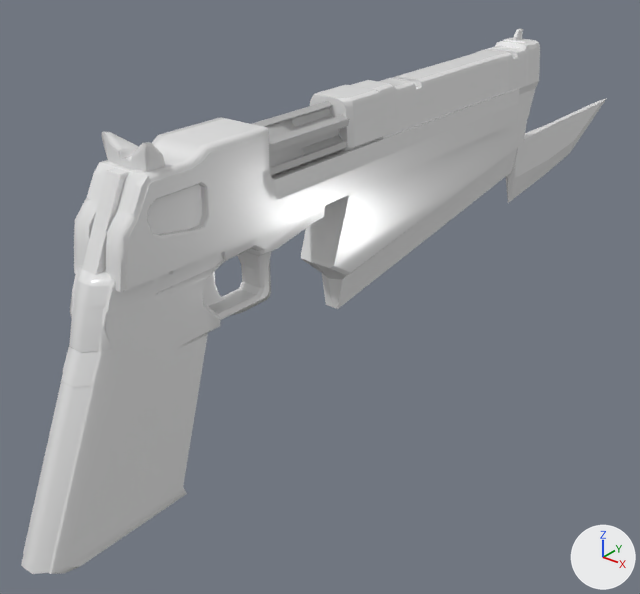
Two versions of the FBX model Assets/Models/Weapon.fbx, one commit apart.
Camera for both pictures: a camera (50 mm lens) standing at (0.0472, -0.0551, 0.0429) and looking at (-0.0051, 0.0102, 0.0024). Lighting does not change. The marker at lower right points along +X, +Y and +Z. Where no turn or scale is listed for an object, it has been applied to the vertices.

The older version as bpy lines, for what is in view:
```python
me_mesh = bpy.data.meshes.new('Mesh')
me_mesh.from_pydata(...)  # 1415 vertices, 1408 faces; spans x -0.0025..0.0025, y -0.0071..0.0296, z 0.0004..0.01
me_mesh.materials.append(mat_gun3_0042_aistandardsurface1)  # white #e7e7e7
me_mesh_001 = bpy.data.meshes.new('Mesh.001')
me_mesh_001.from_pydata(...)  # 105 vertices, 80 faces; spans x -0.0022..0.0022, y -0.0122..0.0047, z -0.0025..0.0025
me_mesh_001.materials.append(mat_lambert1)  # grey #bcbcbc
me_mesh_003 = bpy.data.meshes.new('Mesh.003')
me_mesh_003.from_pydata(...)  # 880 vertices, 885 faces; spans x -0.0021..0.0021, y -0.0517..0.0479, z -0.0154..0.0124
me_mesh_003.materials.append(mat_gun3_0042_aistandardsurface1)  # white #e7e7e7
me_mesh_004 = bpy.data.meshes.new('Mesh.004')
me_mesh_004.from_pydata(...)  # 928 vertices, 912 faces; spans x -0.0027..0.0027, y -0.0287..0.0287, z -0.0045..0.005
me_mesh_004.materials.append(mat_gun3_0042_aistandardsurface1)  # white #e7e7e7
ob_pcylinder4 = bpy.data.objects.new('pCylinder4', me_mesh_001)
ob_pcylinder4.location = (0.0, 0.002, 0.0223)
ob_pistol_part1_high1 = bpy.data.objects.new('pistol_part1_high1', me_mesh)
ob_pistol_part1_high1.location = (0.0, 0.0121, 0.0164)
ob_polysurface17 = bpy.data.objects.new('polySurface17', me_mesh_003)
ob_polysurface17.location = (0.0, 0.0218, 0.0119)
ob_polysurface20 = bpy.data.objects.new('polySurface20', me_mesh_004)
ob_polysurface20.location = (0.0, 0.0077, 0.0214)
```
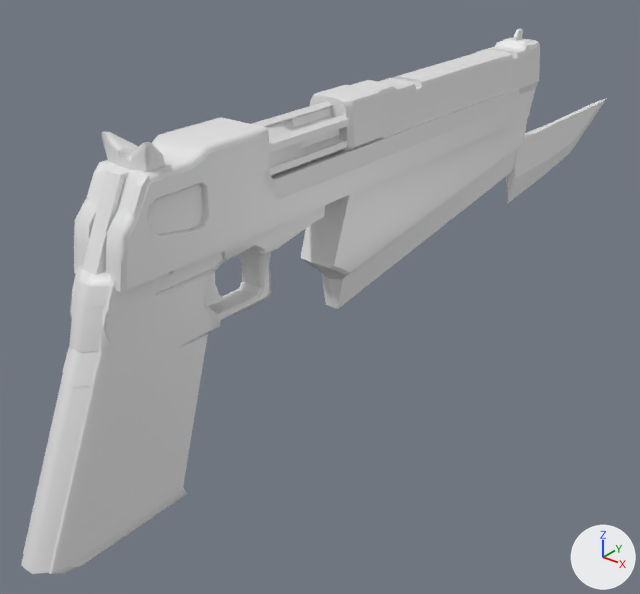
Where the newer file only moved an object's origin or applied its transform, the numbers keep the older frame.

What changed in the scene script:
```text
Add mat_part4:
    mat_part4 = principled_material('Part4')
    mat_part4.base_color = (0.8, 0.8, 0.8)  # white #e7e7e7
    mat_part4.roughness = 0.4
Add mat_part2:
    mat_part2 = principled_material('Part2')
    mat_part2.base_color = (0.8, 0.8, 0.8)  # white #e7e7e7
    mat_part2.roughness = 0.4
Add mat_part1:
    mat_part1 = principled_material('Part1')
    mat_part1.base_color = (0.8, 0.8, 0.8)  # white #e7e7e7
    mat_part1.roughness = 0.4
Change me_mesh_003:
    where me_mesh_003.from_pydata(...)  # 880 vertices, 885 faces; spans x -0.0021..0.0021, y -0.0517..0.0479, z -0.0154..0.0124
    remove me_mesh_003.materials.append(mat_gun3_0042_aistandardsurface1)  # white #e7e7e7
    add me_mesh_003.materials.append(mat_part1)  # white #e7e7e7
Change me_mesh_004:
    where me_mesh_004.from_pydata(...)  # 928 vertices, 912 faces; spans x -0.0027..0.0027, y -0.0287..0.0287, z -0.0045..0.005
    remove me_mesh_004.materials.append(mat_gun3_0042_aistandardsurface1)  # white #e7e7e7
    add me_mesh_004.materials.append(mat_part2)  # white #e7e7e7
Change me_mesh_001:
    where me_mesh_001.from_pydata(...)  # 105 vertices, 80 faces; spans x -0.0022..0.0022, y -0.0122..0.0047, z -0.0025..0.0025
    remove me_mesh_001.materials.append(mat_lambert1)  # grey #bcbcbc
    add me_mesh_001.materials.append(mat_part4)  # white #e7e7e7
```

What differs and where, as boxes [x1, y1, x2, y2] in the pictures (640 x 594 px):
'pCylinder4', recoloured
    both: [252, 101, 349, 177]
